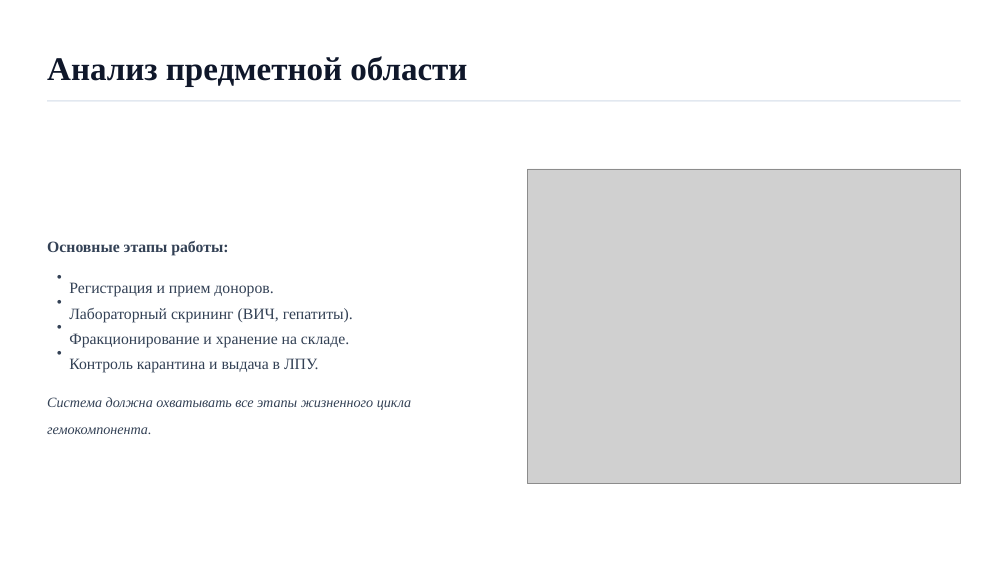
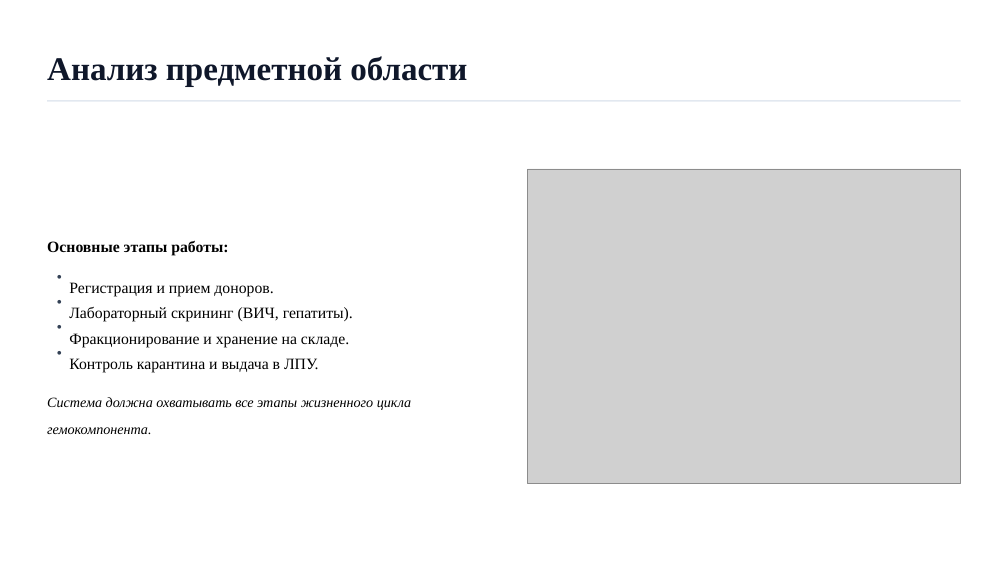
Before and after one commit to ktoto246/WPF3, a slide deck: slide 5 of Защита дипломной работы.pptx (slide 4 before the commit). Drawn at 1008x567 pixels with LibreOffice and Linux fonts; fonts in the diff are those of the drawing; grey boxes stand for pictures; background and template pictures are left out. Boxes give left, top, right and bottom in pixels: in the first picture for what was removed or moved away, otherwise in the second. Text is boxed around its words. In the diff, an @@ line names an element or a change of style, - is before the commit and + after.

```diff
--- a/Защита дипломной работы.pptx
+++ b/Защита дипломной работы.pptx
@@ text colour #334155 to #000000 in 6 elements at <box>47,240,228,256</box>, <box>69,282,273,297</box>, <box>69,307,353,322</box>, <box>69,333,349,347</box>, <box>69,358,319,372</box>, <box>47,397,411,434</box> @@
```
Also in this commit, not shown: 1 other slide changed, 1 slide added, 2 other files.
